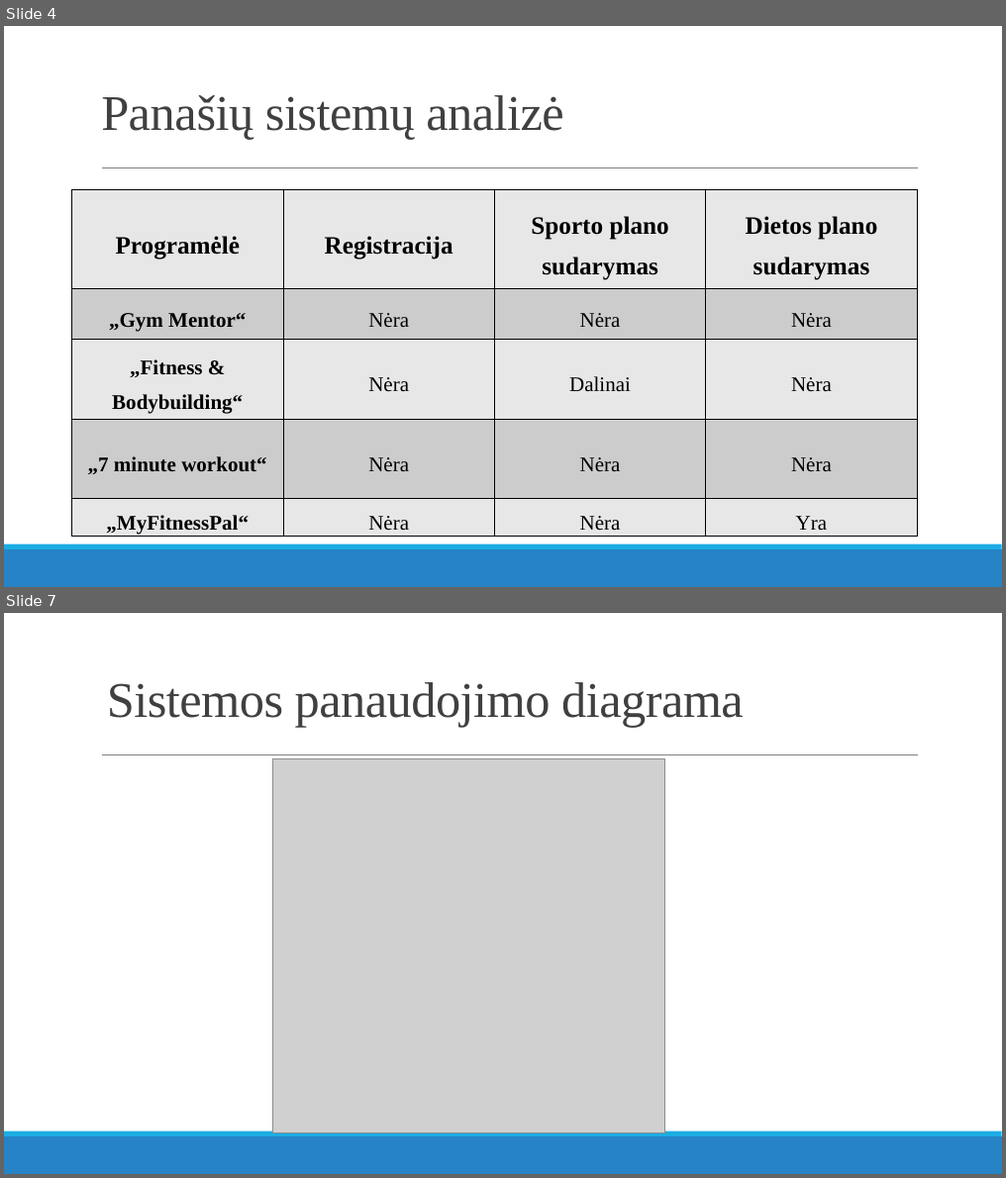
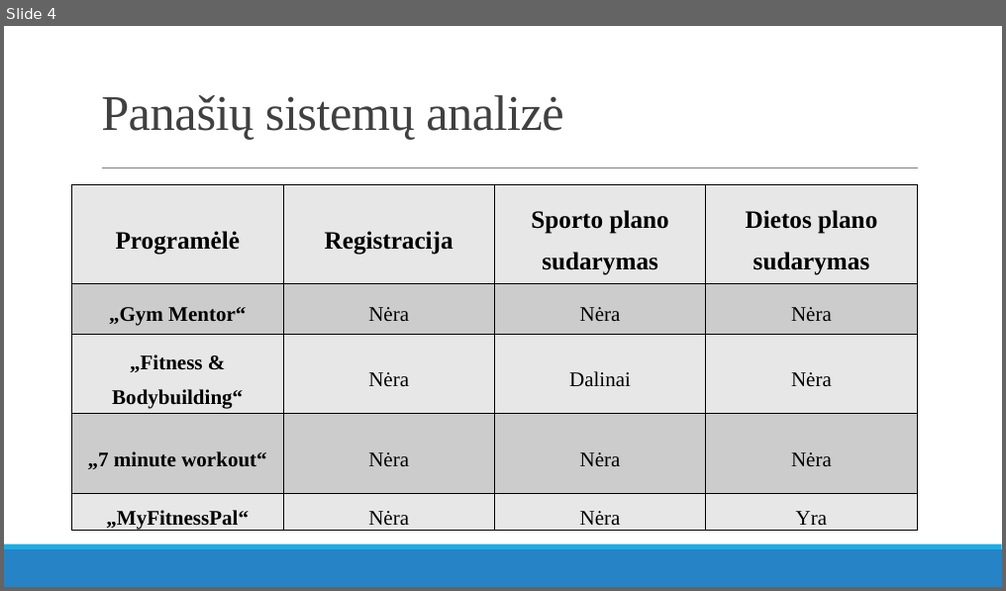
Before and after one commit to Friggid/mif-health, a slide deck: doc/Sporto treniruočių programos parinkimo mobilioji programa.pptx. Shown one above the other, each under a label of ours: slides 4 and 7 before the commit, slide 4 after it; the slides between them are not shown. The pictures are 1006x1178 and 1006x591 pixels, drawn with LibreOffice and Linux fonts; fonts in the diff are those of the drawing; grey boxes stand for pictures. Boxes give left, top, right and bottom in pixels: in the first picture for what was removed or moved away, otherwise in the second. Text is boxed around its words. In the diff, an @@ line names an element or a change of style, - is before the commit and + after.

```diff
--- a/doc/Sporto treniruočių programos parinkimo mobilioji programa.pptx
+++ b/doc/Sporto treniruočių programos parinkimo mobilioji programa.pptx
@@ slide 7 removed at box(4, 613, 1002, 1174), background #FFFFFF; not listed: 3 template elements that a slide beside it also shows @@
@@ title removed at box(107, 682, 744, 728) @@
-Sistemos panaudojimo diagrama
@@ picture removed at box(272, 760, 665, 1134) @@
@@ slide 4 changed as well @@
@@ table: place and size @@
-table at box(72, 190, 917, 539)
+table at box(72, 184, 917, 533)
```
Also in this commit, not shown: 4 other slides changed, 3 slides added, 3 other slides removed, 14 other files.
